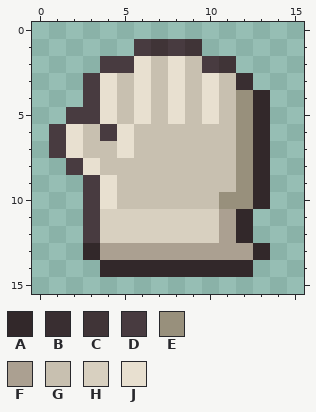
Edited in one commit: pixel-art file (resources/gfx/ui/icons/items/scrapper_rag_wraps.aseprite). Above: the version before the commit.
16x16 pixels, 1 frame. Colours within 5 levels of each other are drawn and written as one.
Palette (. is transparent): A #32282a  B #392e31  C #403437  D #483b40  E #98907c  F #aba091  G #c8c0b0  H #d8d0c0  J #e8e0d0
And afterwards:
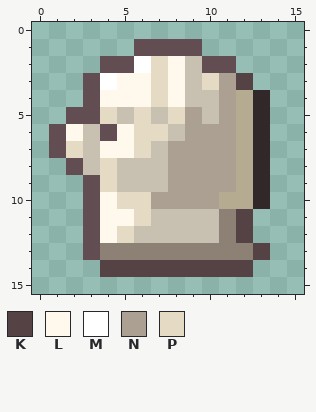
Colours new in this view: K #544245  L #fff9ed  M #ffffff  N #aba091  P #e5dbc5
Diff:
colour D: #483b40 -> #614d52
colour E: #98907c -> #b5ab90
colour F: #aba091 -> #8d8074
y 1: x 7 C -> D; x 9 C -> D
y 2: x 6..8 JGJ -> MPL; x 11 C -> D
y 3: x 4..8 JGJGJ -> MLLPL; x 10..12 JGB -> PNK
y 4: x 4..8 JGJGJ -> LLLPL; x 10..11 JG -> GN
y 5: x 4 J -> P; x 6 J -> P; x 8..11 JGJG -> PNGN
y 6: x 2 J -> L; x 5..7 JGG -> LPP; x 9..11 GGG -> NNN
y 7: x 2 J -> P; x 4..6 GJG -> LLP; x 8..11 GGGG -> NNNN
y 8: x 3..4 JG -> GP; x 8..11 GGGG -> NNNN
y 9: x 4 J -> P; x 8..11 GGGG -> NNNN
y 10: x 4..10 JGGGGGG -> LPPNNNN
y 11: x 4..10 HHHHHHH -> LLPGGGG; x 12 A -> K
y 12: x 4..10 HHHHHHH -> LPGGGGG; x 12 A -> K
y 13: x 3 A -> D; x 13 A -> K
y 14: x 4..12 AAAAAAAAA -> KKKKKKKKK
